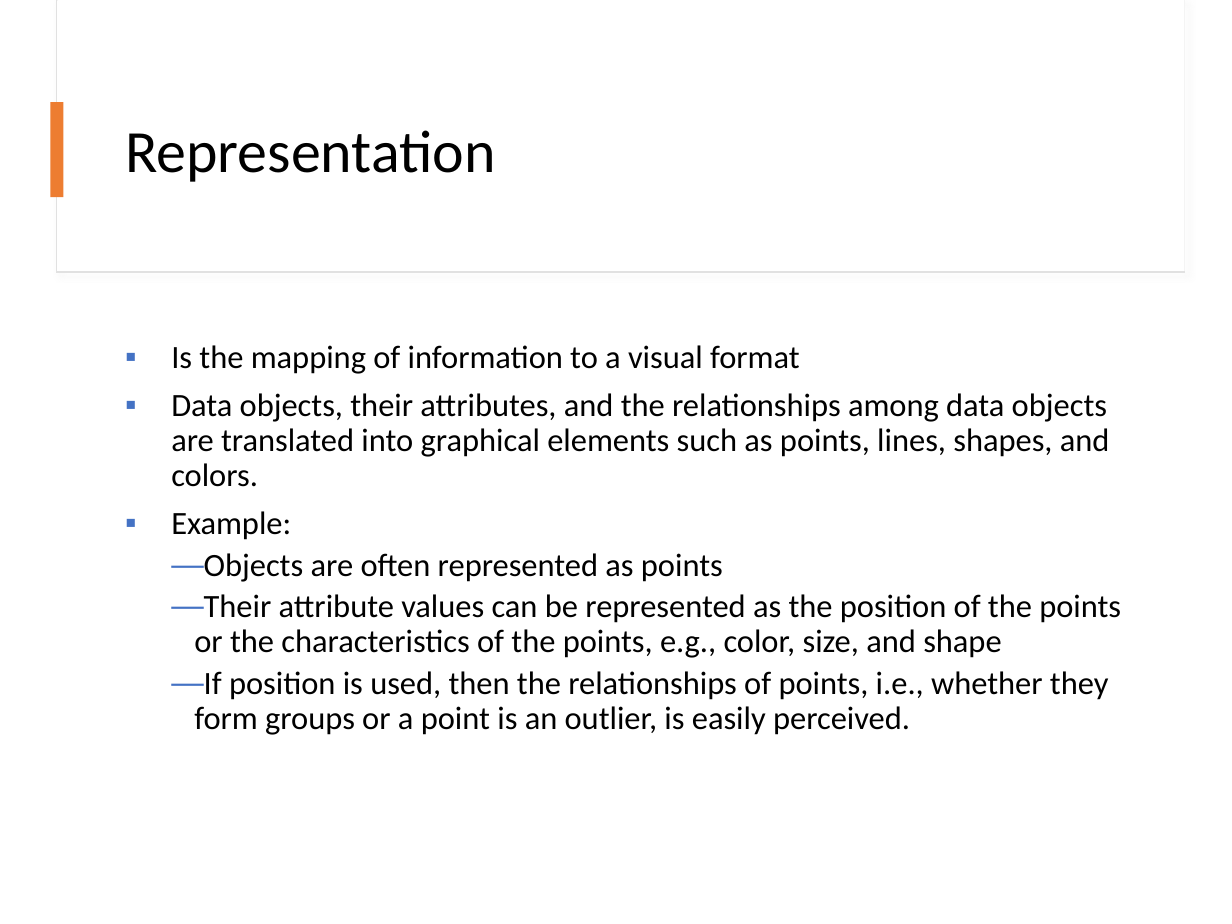
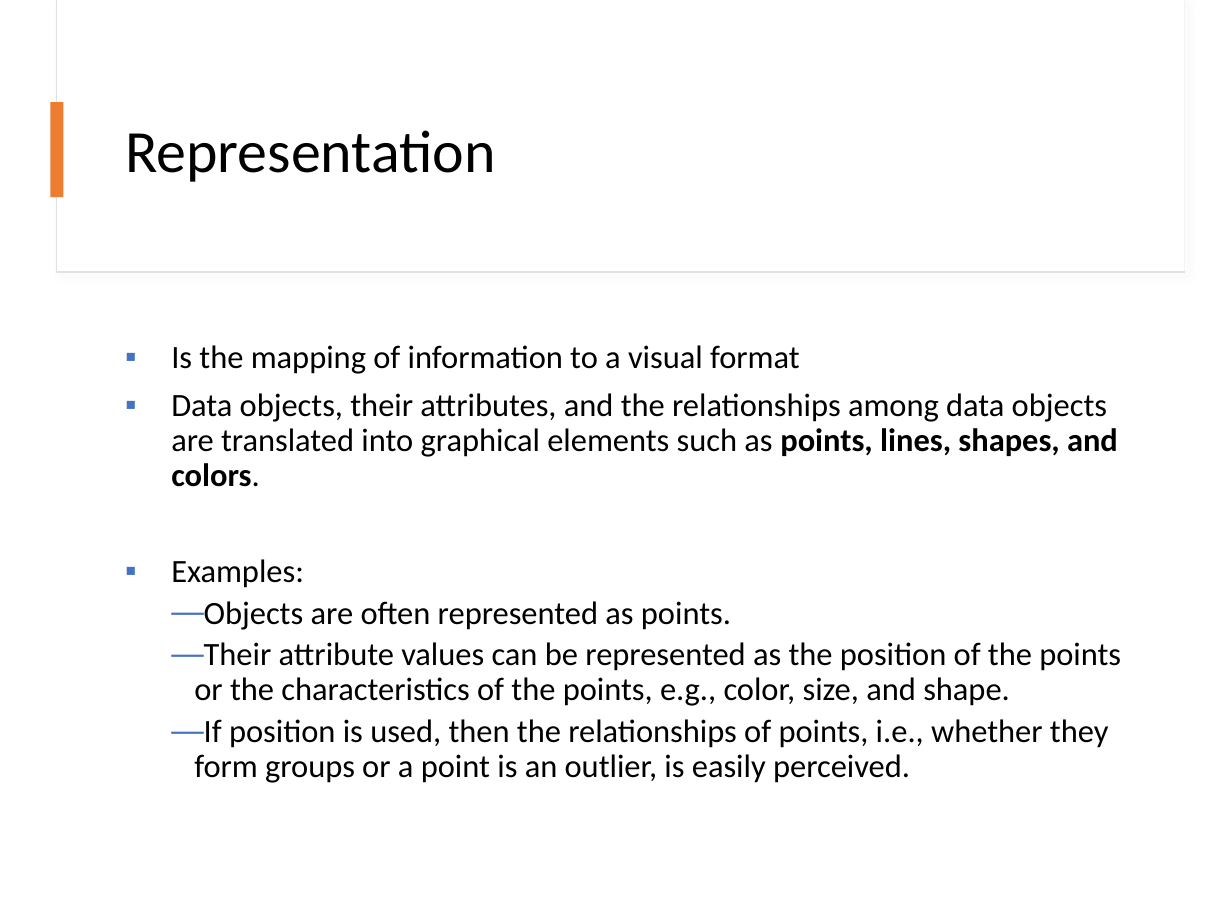
Before and after one commit to mhahsler/Introduction_to_Data_Mining_R_Examples, a slide deck: slide 21 of slides/chap2_exploration.pptx. Drawn at 1232x924 pixels with LibreOffice and Linux fonts; fonts in the diff are those of the drawing. Boxes give left, top, right and bottom in pixels: in the first picture for what was removed or moved away, otherwise in the second. Text is boxed around its words. In the diff, an @@ line names an element or a change of style, - is before the commit and + after.

```diff
--- a/slides/chap2_exploration.pptx
+++ b/slides/chap2_exploration.pptx
@@ text at (x1=171, y1=393, x2=1118, y2=487): bold on in "points, lines, shapes, and colors." @@
@@ text at (x1=171, y1=559, x2=1121, y2=706): text changed @@
-▪ Example:
-  — Objects are often represented as points
-  — Their attribute values can be represented as the position of the points or the characteristics of the points, e.g., color, size, and shape
+▪ Examples:
+  — Objects are often represented as points.
+  — Their attribute values can be represented as the position of the points or the characteristics of the points, e.g., color, size, and shape.
```
Also in this commit, not shown: 5 other slides changed, 1 other file.
